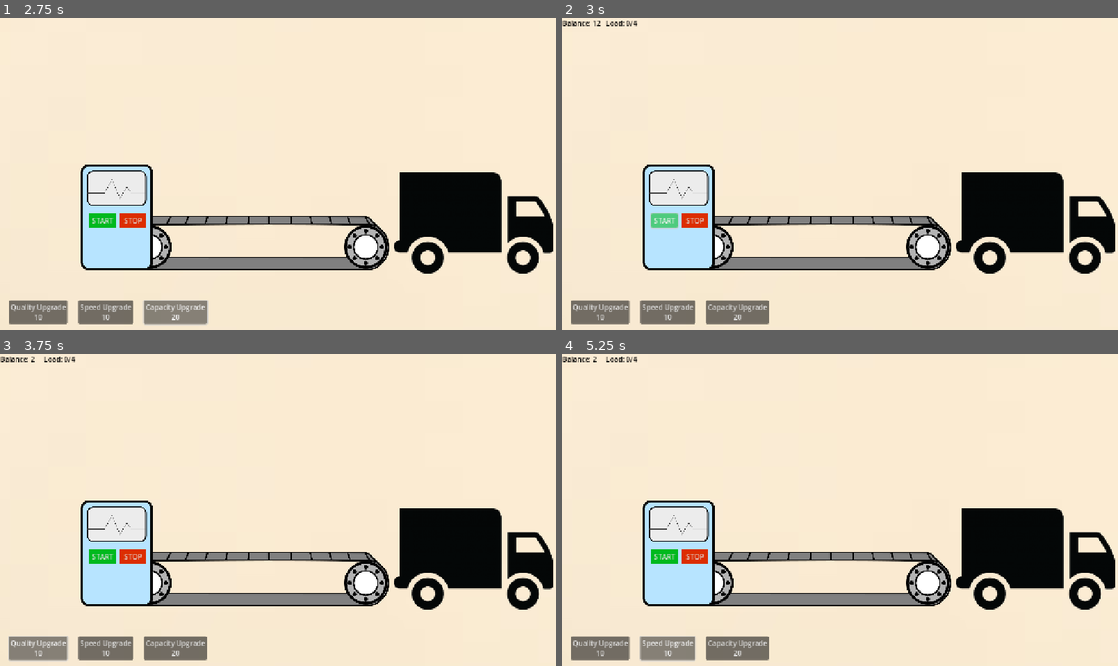
Above: before the commit, frames 1-4 (two rows, left to right).
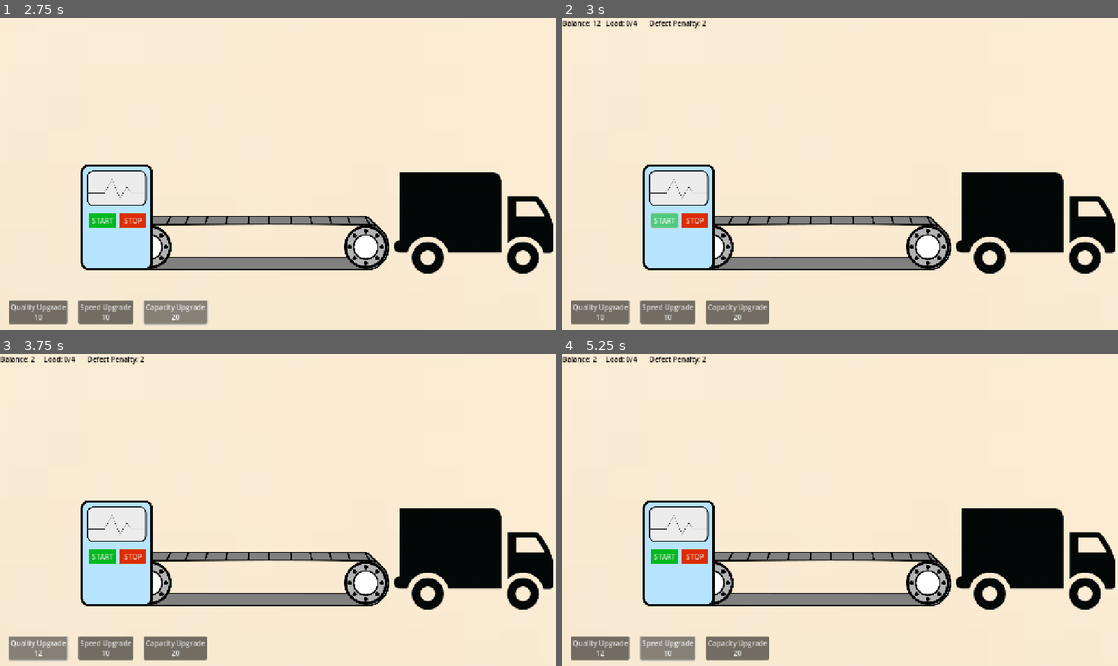
Above: after the commit, the same moments.

Repository: dkajo/supply-chain-game
Game: Godot game, scene res://Scenes/level.tscn
Same seed, same stepped clock (60 frames per second), same inputs: the game is played once before the commit and once after it.
Inputs:
- Up to frame 1 (2.75 s): click "Quality Upgrade 10" at 0.5 s; click "Speed Upgrade 10" at 1.25 s; click "Capacity Upgrade 20" at 2 s
- Up to frame 2 (3 s): click "START" at 2.75 s
- Up to frame 3 (3.75 s): click "Quality Upgrade 10" at 3.5 s
- Up to frame 4 (5.25 s): click "Quality Upgrade 10" (after the commit: "Quality Upgrade 12") at 4.25 s; click "Speed Upgrade 10" at 5 s

Frame 1 is identical in both runs. In frame 2, 0.1% of the frame differs, in the area x 15-26%, y 0-4%; in frame 3, 0.1%, in the area x 6-26%, y 0-97%; in frame 4, 0.1%.

Commit message:
Added scaling upgrade prices

Diff:
--- a/Scripts/level.gd
+++ b/Scripts/level.gd
@@ -9,8 +9,8 @@
 var balance_highscore: int
 
 const DEFECT_GROWTH_INTERVAL := 10
-const DEFECT_GROWTH_RATE := 1.10
-const BASE_DEFECT_PENALTY := 6.0
+const DEFECT_GROWTH_RATE := 1.50
+const BASE_DEFECT_PENALTY := 2.0
 
 var rng = RandomNumberGenerator.new()
 
@@ -27,9 +27,14 @@
 	reset_balance(STARTING_BALANCE)
 	balance_highscore = STARTING_BALANCE
 	$Truck.reset_truck()
+	$Truck.reset_truck_upgrades()
 	$Machine.reset_machine()
 	update_truck_load_label($Truck.load, $Truck.capacity)
 	update_balance_label(balance)
+	update_defect_penalty_label(BASE_DEFECT_PENALTY)
+	ui.update_quality_upgrade_button($Machine.get_quality_upgrade_cost())
+	ui.update_speed_upgrade_button($Machine.get_speed_upgrade_cost())
+	ui.update_capacity_upgrade_button($Truck.get_capacity_upgrade_cost())
 	print("Game started")
 
 func game_over(): # Controls what happens upon game over
@@ -50,6 +55,8 @@
 	ui.capacity_upgrade_button_pressed.connect(_on_capacity_upgrade_btn_pressed)
 
 	$Machine.produce_product.connect(_on_produce_product)
+	$Machine.quality_upgrade_applied.connect(_on_quality_upgrade_applied)
+	$Machine.speed_upgrade_applied.connect(_on_speed_upgrade_applied)
 	# Connect to the product_loaded signal in truck.gd and call method in this script
 	$Truck.product_entered.connect(_on_truck_loaded_product)
 	$Truck.capacity_upgrade_applied.connect(_on_capacity_upgrade_applied)
@@ -130,28 +137,38 @@
 
 # --- Upgrades ---
 func _on_quality_upgrade_btn_pressed() -> void:
-	if can_afford($Machine.get_quality_upgrade_cost()):
-		decrease_balance($Machine.get_quality_upgrade_cost())
+	var cost = $Machine.get_quality_upgrade_cost()
+	if can_afford(cost):
+		decrease_balance(cost)
 		$Machine.apply_quality_upgrade()
 	else:
 		print("Not enough balance")
 
 func _on_speed_upgrade_btn_pressed() -> void:
-	if can_afford($Machine.get_speed_upgrade_cost()):
-		decrease_balance($Machine.get_speed_upgrade_cost())
+	var cost = $Machine.get_speed_upgrade_cost()
+	if can_afford(cost):
+		decrease_balance(cost)
 		$Machine.apply_speed_upgrade()
 	else:
 		print("Not enough balance")
 
 func _on_capacity_upgrade_btn_pressed() -> void:
-	if can_afford($Truck.get_capacity_upgrade_cost()):
-		decrease_balance($Truck.get_capacity_upgrade_cost())
+	var cost = $Truck.get_capacity_upgrade_cost()
+	if can_afford(cost):
+		decrease_balance(cost)
 		$Truck.apply_capacity_upgrade()
 	else:
 		print("Not enough balance")
 
+func _on_quality_upgrade_applied():
+	ui.update_quality_upgrade_button($Machine.get_quality_upgrade_cost())
+
+func _on_speed_upgrade_applied():
+	ui.update_speed_upgrade_button($Machine.get_speed_upgrade_cost())
+
 func _on_capacity_upgrade_applied():
 	update_truck_load_label($Truck.load, $Truck.capacity)
+	ui.update_capacity_upgrade_button($Truck.get_capacity_upgrade_cost())
 
 func _on_truck_returned():
 	update_truck_load_label($Truck.load, $Truck.capacity)
--- a/Scripts/machine.gd
+++ b/Scripts/machine.gd
@@ -2,26 +2,34 @@
 
 const STARTING_PRODUCTION_SPEED := 3
 const STARTING_DEFECT_CHANCE := 0.9
+const QUALITY_UPGRADE_BASE_COST := 10
+const QUALITY_UPGRADE_COST_GROWTH := 1.20
+const QUALITY_REDUCTION := 0.1
+const SPEED_UPGRADE_BASE_COST := 10
+const SPEED_UPGRADE_COST_GROWTH := 1.20
+const SPEED_REDUCTION := 0.25
 var produced_count := 0 # Counts the number of products produced.
 
 # Chance of a product being defect.
 @export_range (0.0, 1.0, 0.01) var defect_chance := 0.9
 
 # --- Maintenance ---
-@export var quality_upgrade_cost := 10
-@export var quality_upgrade_multiplier := 0.5 # Improves defect chance by 50%
+var quality_upgrade_level: int = 0
+@export var quality_upgrade_cost := QUALITY_UPGRADE_BASE_COST
+# @export var quality_upgrade_multiplier := 0.5 -- TO be removed
 
 # --- Production speed ---
+var speed_upgrade_level: int = 0
 @export var speed_upgrade_cost := 10
 @export var speed_upgrade_muliplier := 0.5 # Speed gets upgraded by 50% with each click of a button
 @export var production_speed := 3 # Seconds to produce each product
 
 # --- Getters & Setters ---
 func get_quality_upgrade_cost() -> int:
-	return quality_upgrade_cost
+	return round(QUALITY_UPGRADE_BASE_COST * pow(QUALITY_UPGRADE_COST_GROWTH, quality_upgrade_level))
 
 func get_speed_upgrade_cost() -> int:
-	return speed_upgrade_cost
+	return round(SPEED_UPGRADE_BASE_COST * pow(SPEED_UPGRADE_COST_GROWTH, speed_upgrade_level))
 
 # --- Signals ---
 signal quality_upgrade_applied()
@@ -33,12 +41,14 @@
 	return rng.randf() < defect_chance
 
 func apply_quality_upgrade() -> void:
-	defect_chance *= quality_upgrade_multiplier
+	defect_chance = max(0.0, defect_chance - QUALITY_REDUCTION)
+	quality_upgrade_level += 1
 	print("Defect chance: ", defect_chance)
 	emit_signal("quality_upgrade_applied")
 
 func apply_speed_upgrade() -> void:
-	production_speed *= speed_upgrade_muliplier
+	production_speed = max(0.2, production_speed - SPEED_REDUCTION)
+	speed_upgrade_level += 1
 	print("Production speed: ", production_speed)
 	emit_signal("speed_upgrade_applied")
 
@@ -60,6 +70,9 @@
 func reset_machine():
 	production_speed = STARTING_PRODUCTION_SPEED
 	defect_chance = STARTING_DEFECT_CHANCE
+	quality_upgrade_cost = QUALITY_UPGRADE_BASE_COST
+	quality_upgrade_level = 0
+	speed_upgrade_level = 0
 	produced_count = 0
 
 func get_stats() -> Dictionary:
--- a/Scripts/truck.gd
+++ b/Scripts/truck.gd
@@ -1,8 +1,11 @@
 extends Area2D
+
+const CAPACITY_UPGRADE_BASE_COST := 20
+const CAPACITY_UPGRADE_COST_GROWTH := 1.30
 
 var _capacity: int = 4
 var capacity_upgrade := 1
-var capacity_upgrade_cost := 20
+var capacity_upgrade_level: int = 0
 var _load: int = 0
 var is_full: bool = false
 @export var speed := 200
@@ -37,7 +40,7 @@
 			print("Truck is full!")
 
 func get_capacity_upgrade_cost() -> int:
-	return capacity_upgrade_cost
+	return round(CAPACITY_UPGRADE_BASE_COST * pow(CAPACITY_UPGRADE_COST_GROWTH, capacity_upgrade_level))
 
 # Detects if an area2d node enters the trucks collision area
 func load_product(product) -> void:
@@ -46,7 +49,8 @@
 
 func _ready():
 	position = start_position
-	travel_timer.timeout.connect(_on_travel_timer_timeout)
+	if not travel_timer.timeout.is_connected(_on_travel_timer_timeout):
+		travel_timer.timeout.connect(_on_travel_timer_timeout)
 
 func _process(delta: float): # Only want the truck to move when capacity is full
 	if state == State.AWAY:
@@ -65,8 +69,13 @@
 	is_full = false
 	state = State.AVAILABLE
 
+func reset_truck_upgrades() -> void:
+	_capacity = 4
+	capacity_upgrade_level = 0
+
 func apply_capacity_upgrade() -> void:
 	capacity += capacity_upgrade
+	capacity_upgrade_level += 1
 	print("Capacity increased to: ", capacity)
 	emit_signal("capacity_upgrade_applied")
 
--- a/Scripts/ui_facade.gd
+++ b/Scripts/ui_facade.gd
@@ -42,6 +42,15 @@
 	await get_tree().create_timer(0.8).timeout
 	label.visible = false
 
+func update_quality_upgrade_button(cost: int) -> void:
+	$HUD/QualityUpgradeBtn.text = "Quality Upgrade \n " + str(cost)
+
+func update_speed_upgrade_button(cost: int) -> void:
+	$HUD/SpeedUpgradeBtn.text = "Speed Upgrade \n " + str(cost)
+
+func update_capacity_upgrade_button(cost: int) -> void:
+	$HUD/CapacityUpgradeBtn.text = "Capacity Upgrade \n " + str(cost)
+
 func show_stats(stats: Array[Dictionary]) -> void:
 	stats_list.clear()
 	stats_list.add_item("Stats:")
